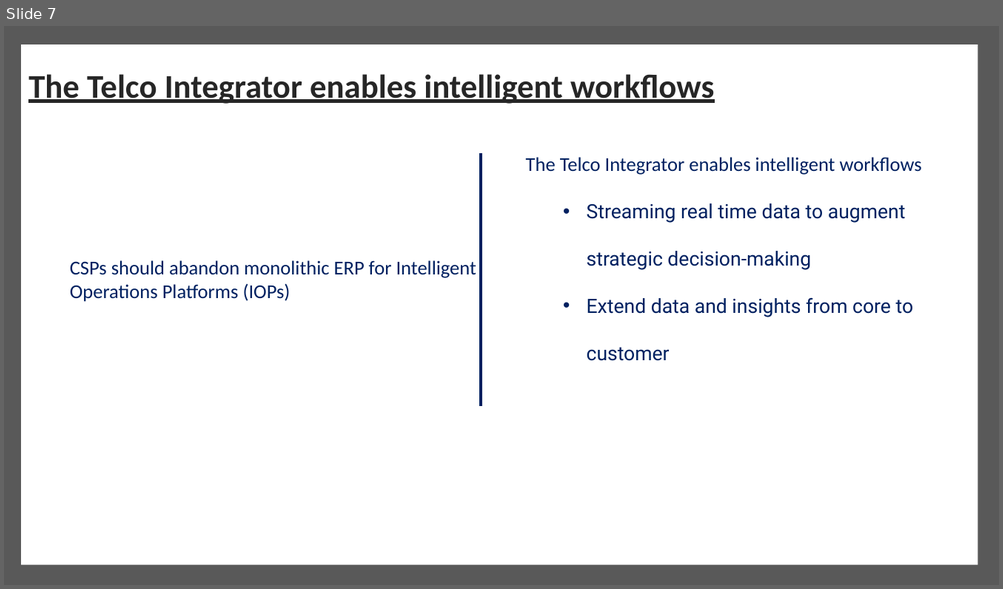
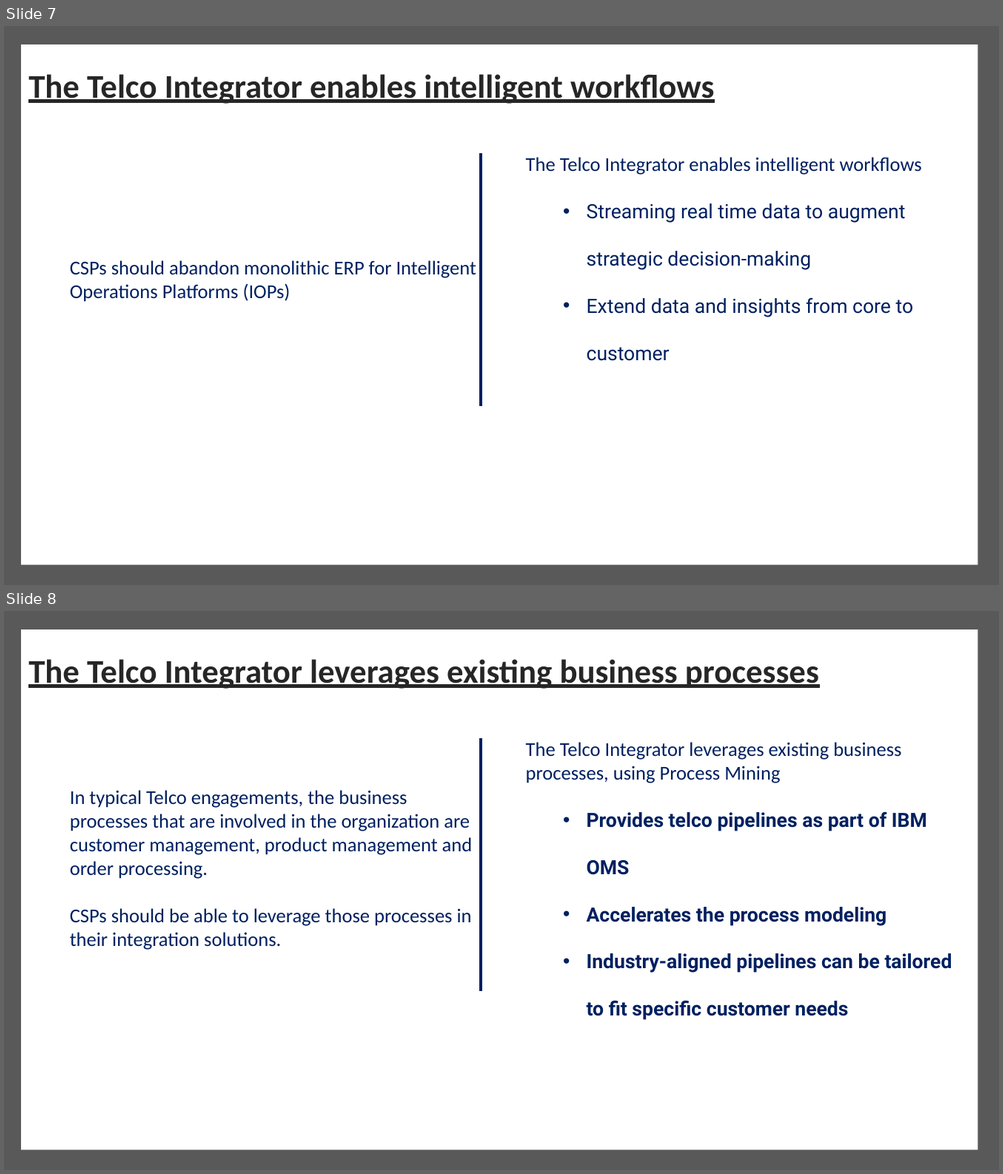
Before and after one commit to IBM/telco-integrator, a slide deck: Business/Telco Integrator - Business Case.pptx. Shown one above the other, each under a label of ours: slide 7 before the commit, slides 7 and 8 after it. The pictures are 1003x589 and 1003x1174 pixels, drawn with LibreOffice and Linux fonts; fonts in the diff are those of the drawing. Boxes give left, top, right and bottom in pixels: in the first picture for what was removed or moved away, otherwise in the second. Text is boxed around its words. In the diff, an @@ line names an element or a change of style, - is before the commit and + after.

Commit message:
Update Telco Integrator - Business Case.pptx
Added page 8 for Process Mining

```diff
--- a/Business/Telco Integrator - Business Case.pptx
+++ b/Business/Telco Integrator - Business Case.pptx
@@ slide 8 added at bbox=[4, 611, 999, 1170], background #FFFFFF @@
@@ rectangle added at bbox=[4, 611, 999, 1170], fill #595959 @@
@@ rectangle added at bbox=[21, 629, 978, 1150], fill #FFFFFF @@
@@ title added at bbox=[28, 659, 819, 689], 32 pt, text #262626, bold, underline @@
+The Telco Integrator leverages existing business processes
@@ line added from (481, 738) to (481, 991), #002060 3 pt @@
@@ text added at bbox=[526, 742, 952, 1020], 19 pt, text #002060, bold @@
+  The Telco Integrator leverages existing business processes, using Process Mining
+    • Provides telco pipelines as part of IBM OMS
+    • Accelerates the process modeling
+    • Industry-aligned pipelines can be tailored to fit specific customer needs
@@ text added at bbox=[70, 790, 472, 950], 19 pt, text #002060 @@
+  In typical Telco engagements, the business processes that are involved in the organization are customer management, product management and order processing.
+  CSPs should be able to leverage those processes in their integration solutions.
```
Also in this commit, not shown: 1 slide changed.
